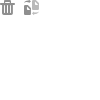
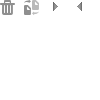
Two versions of the same layered image (100 × 100). Layer-by-layer changes:
added layer "Layer 2 copy" above "Layer 2" over (x1=77, y1=2, x2=82, y2=11)
added layer "Layer 2" above "Group 4 copy 3" over (x1=53, y1=2, x2=58, y2=11)
